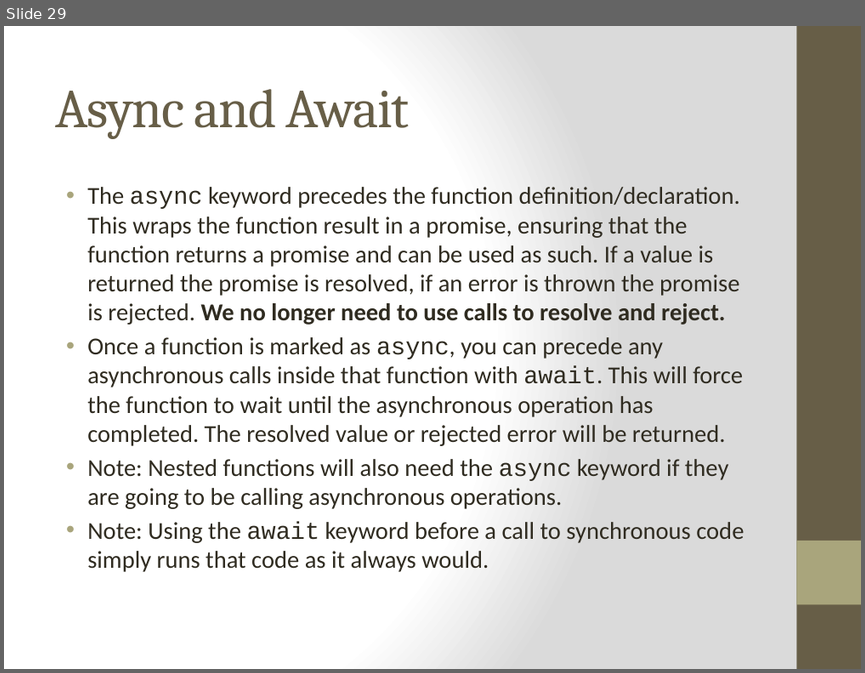
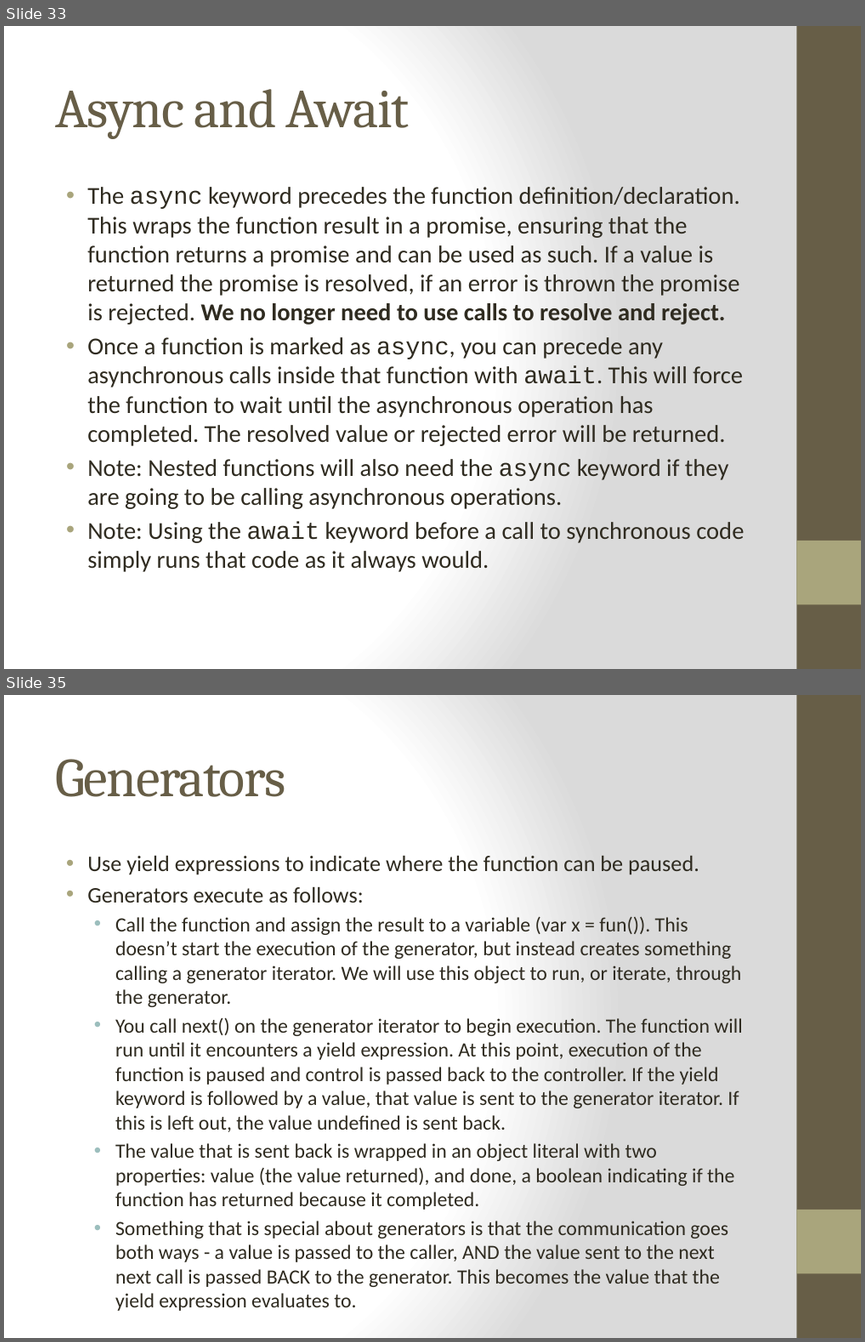
Before and after one commit to cheryly279/AsyncDiscussion, a slide deck: Async_Discussion_9_29_15.pptx. Shown one above the other, each under a label of ours: slide 29 before the commit, slides 33 and 35 after it; the slides between them are not shown. The pictures are 865x673 and 865x1342 pixels, drawn with LibreOffice and Linux fonts; fonts in the diff are those of the drawing. Boxes give left, top, right and bottom in pixels: in the first picture for what was removed or moved away, otherwise in the second. Text is boxed around its words. In the diff, an @@ line names an element or a change of style, - is before the commit and + after.

```diff
--- a/Async_Discussion_9_29_15.pptx
+++ b/Async_Discussion_9_29_15.pptx
@@ slide 35 added at box(4, 695, 861, 1338), background gradient #FFFFFF to #DADADA; not listed: 2 template elements that a slide beside it also shows @@
@@ title added at box(55, 759, 285, 797), 46 pt, text #675E47 @@
+Generators
@@ text added at box(87, 855, 742, 1307), 17 pt, text #2F2B20 @@
+• Use yield expressions to indicate where the function can be paused.
+• Generators execute as follows:
+  • Call the function and assign the result to a variable (var x = fun()). This doesn’t start the execution of the generator, but instead creates something calling a generator iterator. We will use this object to run, or iterate, through the generator.
+  • You call next() on the generator iterator to begin execution. The function will run until it encounters a yield expression. At this point, execution of the function is paused and control is passed back to the controller. If the yield keyword is followed by a value, that value is sent to the generator iterator. If this is left out, the value undefined is sent back.
+  • The value that is sent back is wrapped in an object literal with two properties: value (the value returned), and done, a boolean indicating if the function has returned because it completed.
+  • Something that is special about generators is that the communication goes both ways - a value is passed to the caller, AND the value sent to the next next call is passed BACK to the generator. This becomes the value that the yield expression evaluates to.
@@ what was slide 29 is now slide 33 @@
```
Also in this commit, not shown: 4 slides changed, 7 other slides added, 7 slides removed, 1 other file.
